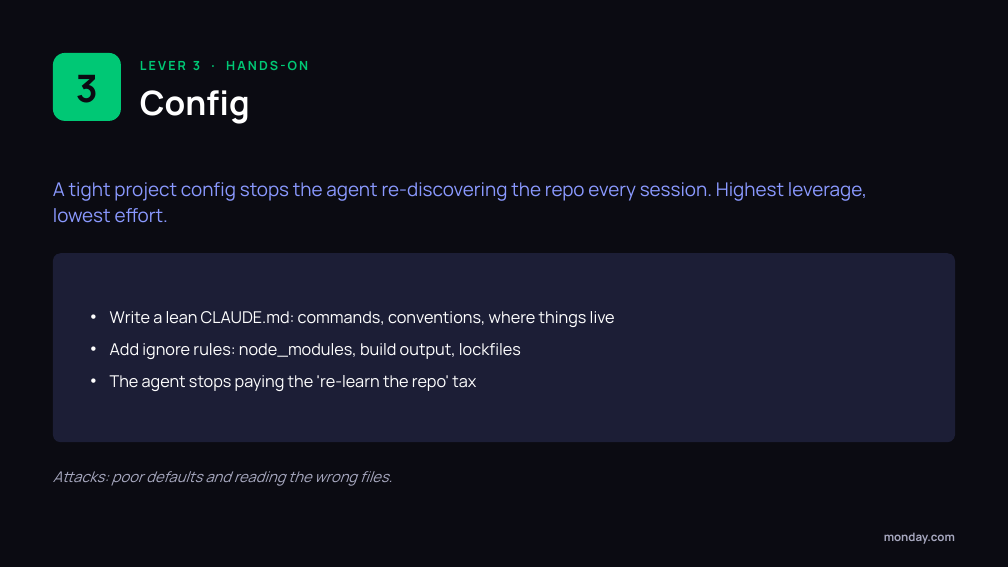
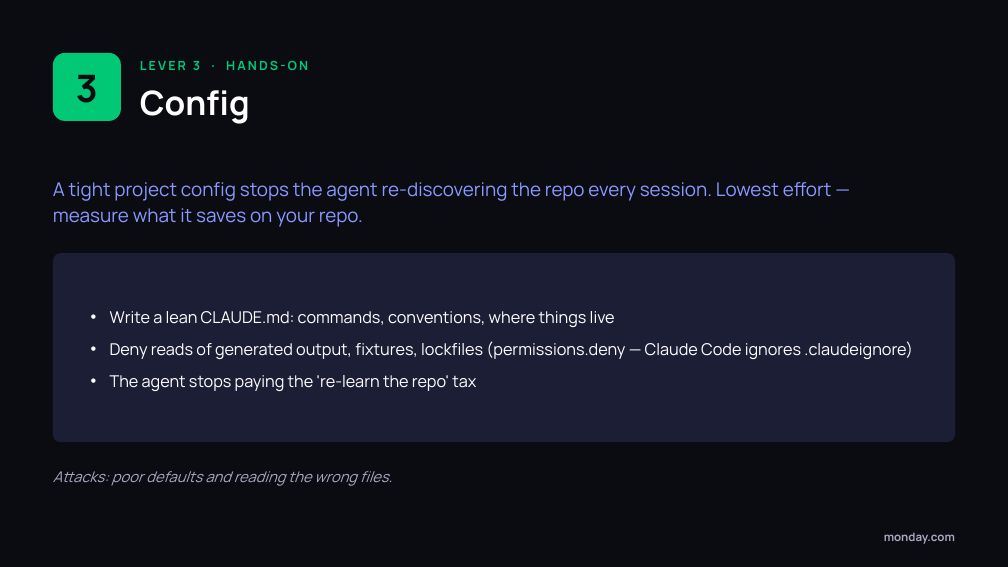
Before and after one commit to mxvtk/token-lab, a slide deck: slide 12 of deck/token-spend-workshop.pptx. Drawn at 1008x567 pixels with LibreOffice and Linux fonts; fonts in the diff are those of the drawing. Boxes give left, top, right and bottom in pixels: in the first picture for what was removed or moved away, otherwise in the second. Text is boxed around its words. In the diff, an @@ line names an element or a change of style, - is before the commit and + after.

```diff
--- a/deck/token-spend-workshop.pptx
+++ b/deck/token-spend-workshop.pptx
@@ text at [53, 182, 832, 227]: text changed @@
-A tight project config stops the agent re-discovering the repo every session. Highest leverage, lowest effort.
+A tight project config stops the agent re-discovering the repo every session. Lowest effort — measure what it saves on your repo.
@@ text at [110, 341, 913, 359]: text changed @@
-• Add ignore rules: node_modules, build output, lockfiles
+• Deny reads of generated output, fixtures, lockfiles (permissions.deny — Claude Code ignores .claudeignore)
```
Also in this commit, not shown: 2 other slides changed, 48 other files.
